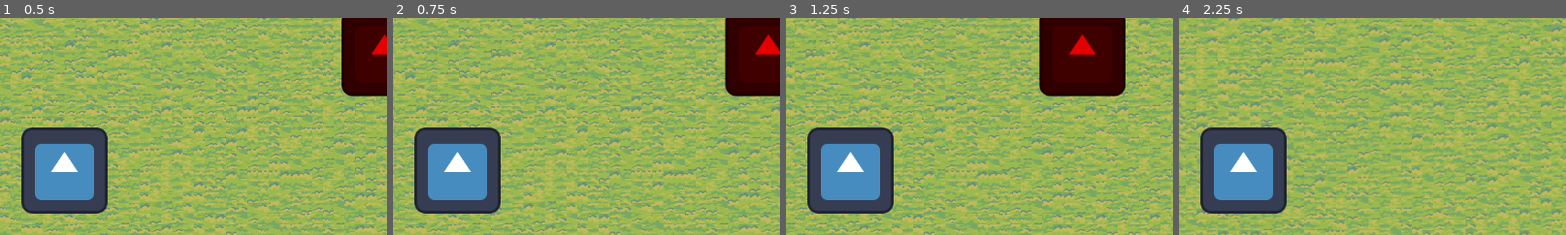
Above: before the commit, frames 1-4 (left to right).
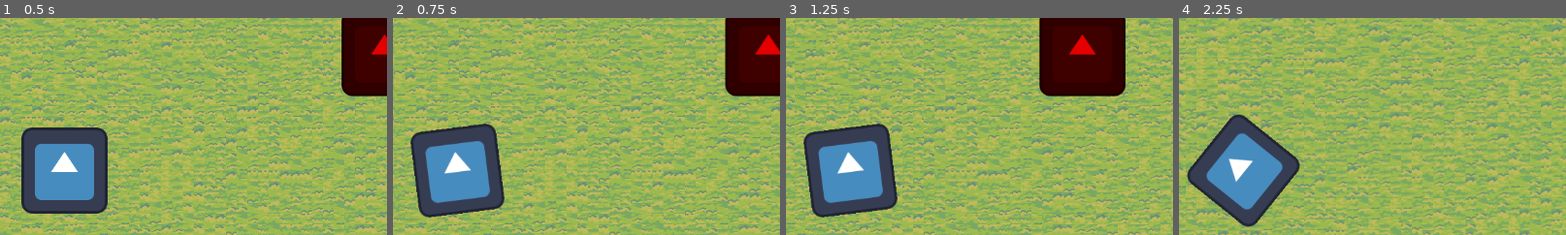
Above: after the commit, the same moments.

Repository: Z3BINI/game-design-final-project
Game: Godot game, scene res://scenes/quack_world/quack_man_world.tscn
Two runs of this game, one before a commit and one after it. Both use one fixed random seed, a clock stepped at 60 frames per second and the inputs below. The project has no main scene, so this scene is started directly. The engine's default icon, where the game draws it, is replaced by a stand-in: a white triangle on a blue panel in a dark square.
Inputs (mouse positions are % of the whole screen's width and height, from its top left):
- Up to frame 1 (0.5 s): no input
- Up to frame 2 (0.75 s): tap Enter at 0.5 s; move the mouse to (72, 45) at 0.52 s; hold D (move_right) from 0.53 s (still down)
- Up to frame 3 (1.25 s): keep holding D (move_right); tap Space (jump) at 0.77 s
- Up to frame 4 (2.25 s): move the mouse to (30, 55) at 1.27 s; release D (move_right) at 1.28 s; hold S (move_backward) 1.28-2.03 s; tap Space (jump) at 1.52 s; move the mouse to (60, 28) at 2.02 s; hold D (move_right) from 2.03 s (still down)
The pictures show only the part of the screen within x 42-92%, y 15-65%; the shares and areas given below are measured in that part.

Frame 1 is identical in both runs. In frame 2, 2.0% of the frame differs, in the area x 4-29%, y 48-92%; in frame 3, 2.0%; in frame 4, 5.2%, in the area x 2-32%, y 44-97%.

Commit message:
Rotate player with mouse

Diff:
--- a/scenes/quack_world/enemies/base/enemy.tscn
+++ b/scenes/quack_world/enemies/base/enemy.tscn
@@ -2,10 +2,9 @@
 
 [ext_resource type="Script" path="res://scripts/quack_world/enemies/base/enemy.gd" id="1_lm44b"]
 
-[node name="Enemy" type="RigidBody2D"]
+[node name="Enemy" type="CharacterBody2D"]
 collision_layer = 8
 collision_mask = 15
-gravity_scale = 0.0
 script = ExtResource("1_lm44b")
 
 [node name="EnemyCollider" type="CollisionShape2D" parent="."]
@@ -13,6 +12,10 @@
 [node name="EnemySprite" type="Sprite2D" parent="."]
 
 [node name="NavigationAgent2D" type="NavigationAgent2D" parent="."]
+path_desired_distance = 5.0
+target_desired_distance = 155.0
 
 [node name="AnimationPlayer" type="AnimationPlayer" parent="."]
 root_node = NodePath("../NavigationAgent2D")
+
+[connection signal="target_reached" from="NavigationAgent2D" to="." method="_on_navigation_agent_2d_target_reached"]
--- a/scripts/quack_world/player/player.gd
+++ b/scripts/quack_world/player/player.gd
@@ -11,6 +11,7 @@
 	input_direction = Input.get_vector("move_left", "move_right", "move_forward", "move_backward")
 
 func _physics_process(delta):
+	look_at(get_global_mouse_position())
 
 	var current_step : float = ACCEL if (input_direction != Vector2.ZERO) else DECEL
 	velocity = velocity.move_toward(input_direction * MAX_SPEED, current_step * delta)
